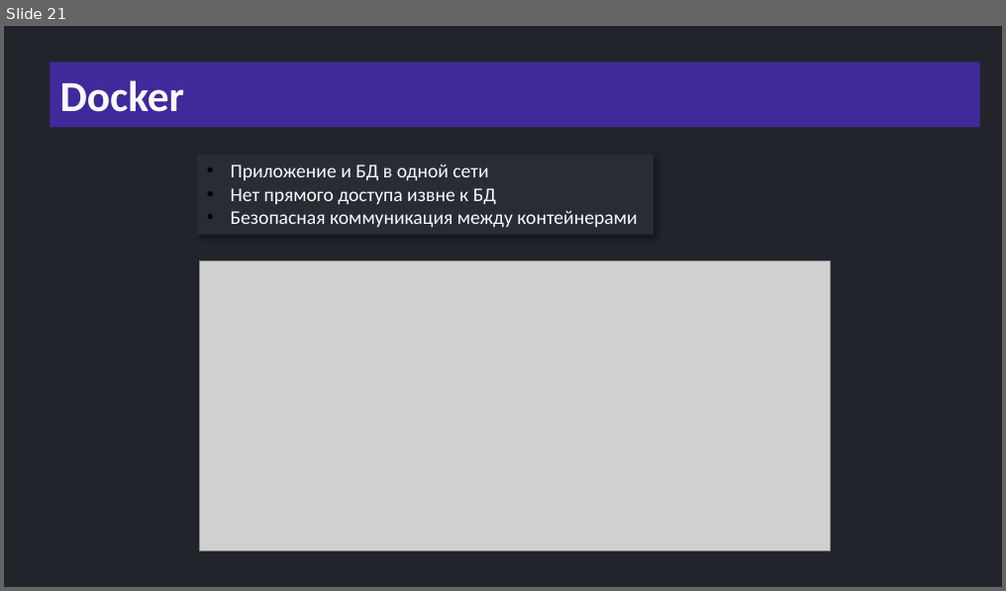
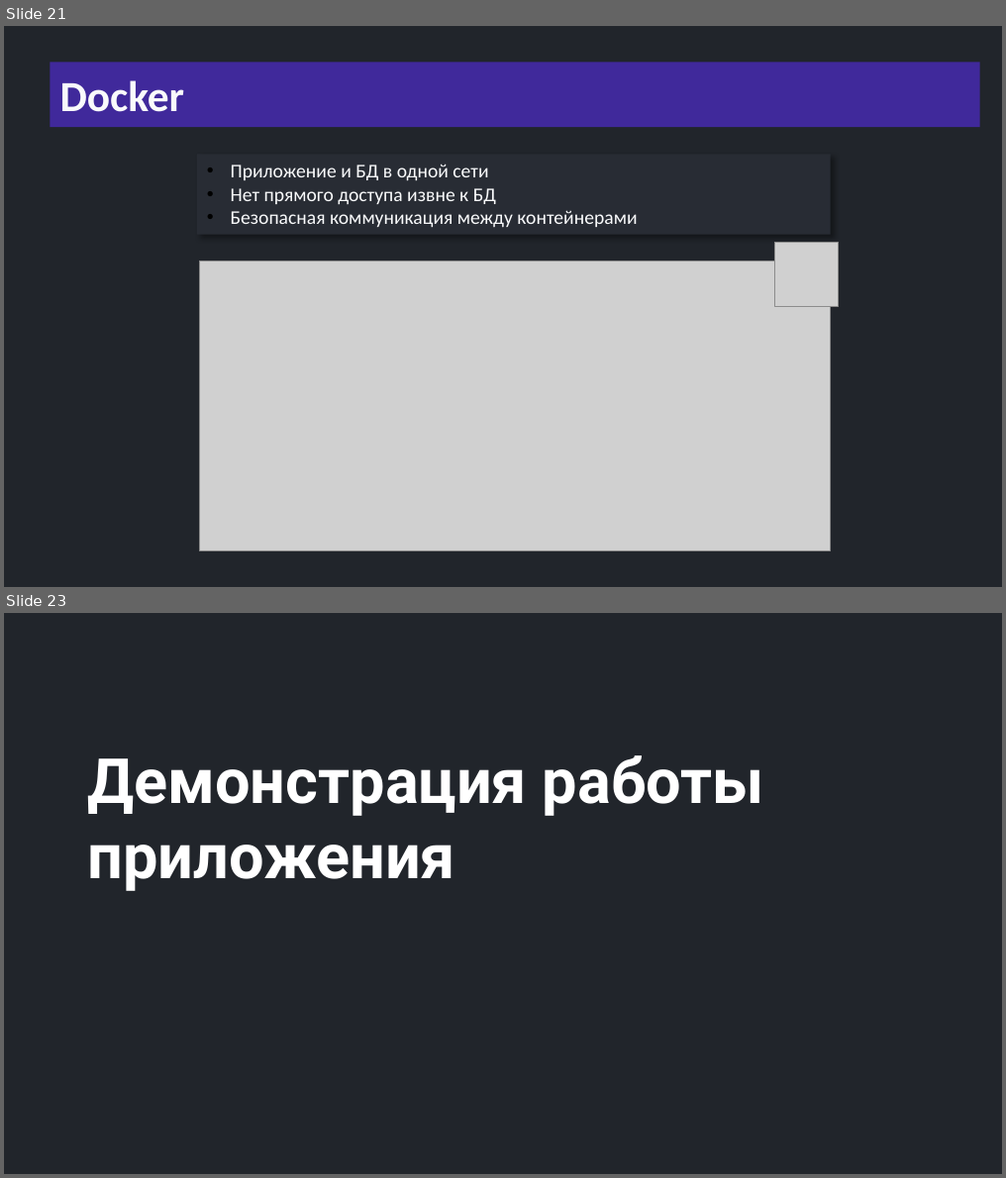
Before and after one commit to semusv/Bank_analyzer, a slide deck: bank_analyzer.pptx. Shown one above the other, each under a label of ours: slide 21 before the commit, slides 21 and 23 after it; the slides between them are not shown. The pictures are 1006x591 and 1006x1178 pixels, drawn with LibreOffice and Linux fonts; fonts in the diff are those of the drawing; grey boxes stand for pictures; background and template pictures are left out. Boxes give left, top, right and bottom in pixels: in the first picture for what was removed or moved away, otherwise in the second. Text is boxed around its words. In the diff, an @@ line names an element or a change of style, - is before the commit and + after.

```diff
--- a/bank_analyzer.pptx
+++ b/bank_analyzer.pptx
@@ slide 23 added at box(4, 613, 1002, 1174), background picture (left out) @@
@@ text added at box(87, 756, 764, 891), 45 pt, text #FFFFFF, bold @@
+Демонстрация работы приложения
@@ slide 21 changed as well @@
@@ rectangle "Приложение и БД в одной ...": place and size @@
-rectangle "Приложение и БД в одной ..." at box(197, 154, 652, 235)
+rectangle "Приложение и БД в одной ..." at box(197, 154, 831, 235)
@@ picture added at box(774, 243, 839, 306) @@
```
Also in this commit, not shown: 21 other slides changed, 2 other slides added, 35 slides removed, 14 other files.
